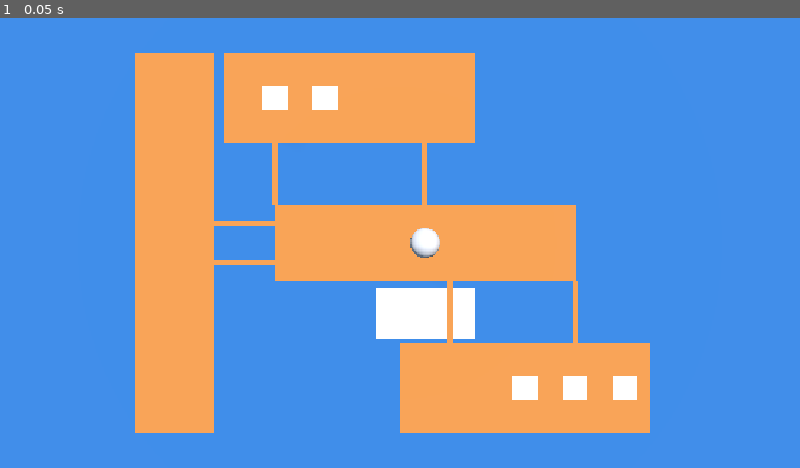
Above: before the commit, frame 1.
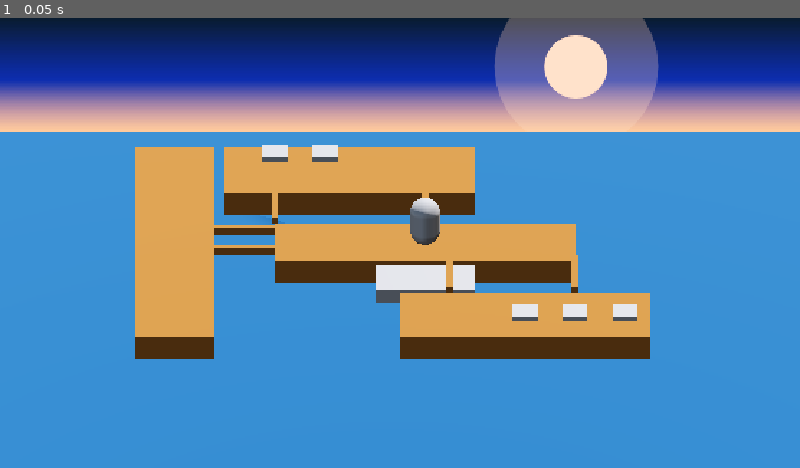
Above: after the commit, the same moment.

Repository: Rovert-XI/Hey-HO
Game: Godot game, scene res://zona_a.tscn
Two runs of this game, one before a commit and one after it. Both use one fixed random seed, a clock stepped at 60 frames per second and the inputs below. This scene is started directly instead of the project's main scene.
Inputs:
- Up to frame 1 (0.05 s): no input

The runs differ from the first frame. In frame 1, 54% of the frame differs, in the area x 0-100%, y 0-93%.

Commit message:
feat: camara a 30 grados, loro animado y sol al fondo
Camara ortogonal a 30 grados con el agua mas grande: su borde lejano es el horizonte.
Nuevo CieloAtardecer: cielo 2D en la capa -10 con el sol que sigue a SistemaSol (baja de 60 a 20 grados del dia 1 al 5 y se oscurece en la derrota). SistemaSol suma el campo cielo y le pasa la hora; el Environment pasa a modo Canvas con ambiente de color.
Loro animado: Entra volando desde fuera de la pantalla (18,4 s), aterriza en el gancho (20 s), picotea y se lleva la prenda a la vista (23 s). Si lo espantan con piedra o se retira la prenda, se va sin ella. Agrega loro_se_acerca, reiniciar() y la tecla K de prueba.
Sogas mas gruesas (0,14) para leerse con la camara inclinada.

Diff:
--- /dev/null
+++ b/hey-ho!/cielo_atardecer.gd
@@ -0,0 +1,118 @@
+class_name CieloAtardecer
+extends CanvasLayer
+## Cielo de atardecer en 2D DETRÁS del mundo 3D, con el sol visible en el fondo.
+##
+## Por qué hace falta: con una cámara ortogonal el Sky de Godot sale de un solo color (todos los rayos van
+## en la misma dirección), así que no se vería ni el degradado ni el sol. Aquí el cielo es una capa 2D y
+## el Environment se pone en modo "Canvas" para dibujarla detrás de todo lo 3D.
+##
+## El sol sigue a SistemaSol: a mayor elevación horaria (14 h = 120°, 16,67 h = 160°) está más cerca del
+## horizonte. El horizonte lo marca el borde lejano del plano de agua (ver `horizonte`).
+
+## Altura del horizonte medida desde arriba (0 = borde superior, 1 = inferior).
+## Debe coincidir con el borde lejano del plano de agua en pantalla (con cámara 30°, Size 9 y agua
+## que termina en z = -6, vale ≈ 0.25).
+@export_range(0.05, 0.6) var horizonte := 0.25
+## WorldEnvironment del nivel (el mismo que usa SistemaSol): se pone en modo Canvas automáticamente.
+@export var entorno: WorldEnvironment
+@export var horas_por_nivel: Array[float] = [14.0, 14.6667, 15.3333, 16.0, 16.6667]
+## Lado de la pantalla donde está el sol (0 = izquierda, 1 = derecha).
+@export_range(0.0, 1.0) var posicion_x := 0.72
+
+const NOCHE := Color("#0D1B2A")
+const AZUL := Color("#10288C")
+const NARANJA_CALIDO := Color(1.0, 0.55, 0.3)
+
+var _raiz: Control
+var _cielo: TextureRect
+var _gradiente := Gradient.new()
+var _halo: Panel
+var _sol: Panel
+var _velo: ColorRect
+var _estilo_halo := StyleBoxFlat.new()
+var _estilo_sol := StyleBoxFlat.new()
+var _hora := 14.0
+var _oscuridad := 0.0
+var _construido := false
+
+
+func _ready() -> void:
+	layer = -10
+	_construir()
+	if entorno:
+		configurar_entorno(entorno.environment)
+	get_viewport().size_changed.connect(func() -> void: poner_hora(_hora, 1.0 - _oscuridad))
+	poner_hora(_hora)
+
+
+## Pone el Environment en modo Canvas para que esta capa se dibuje detrás del 3D.
+func configurar_entorno(env: Environment) -> void:
+	env.background_mode = Environment.BG_CANVAS
+	env.background_canvas_max_layer = layer
+
+
+## Usa la misma hora que SistemaSol. `apagado` (1 = normal, 0 = derrota) oscurece el cielo.
+func poner_hora(hora: float, apagado := 1.0) -> void:
+	_construir()        # SistemaSol puede llamar antes de que este nodo haga su _ready()
+	_hora = hora
+	_oscuridad = 1.0 - apagado
+	var tam := get_viewport().get_visible_rect().size
+	var elevacion := CicloDia.elevacion(hora)
+	var altura := clampf(minf(elevacion, 180.0 - elevacion), 0.0, 90.0)   # grados sobre el horizonte
+	var lado := 1.0 if elevacion >= 90.0 else -1.0                          # tarde: a la derecha
+	var y_horizonte := tam.y * horizonte
+	var radio := tam.y * 0.07
+	var cy := y_horizonte - (altura / 90.0) * (y_horizonte * 0.85)
+	var cx := tam.x * (0.5 + (posicion_x - 0.5) * lado)
+
+	var calido := CicloDia.color_sol(hora).lerp(NARANJA_CALIDO, 0.4)
+	_gradiente.colors = PackedColorArray([NOCHE, AZUL, calido.lerp(NARANJA_CALIDO, 0.5)])
+	_gradiente.offsets = PackedFloat32Array([0.0, horizonte * 0.55, horizonte])
+	_estilo_sol.bg_color = calido
+	_estilo_halo.bg_color = Color(calido, 0.22)
+	_sol.position = Vector2(cx - radio, cy - radio)
+	_sol.size = Vector2.ONE * radio * 2.0
+	_estilo_sol.set_corner_radius_all(int(radio))
+	var r_halo := radio * 2.6
+	_halo.position = Vector2(cx - r_halo, cy - r_halo)
+	_halo.size = Vector2.ONE * r_halo * 2.0
+	_estilo_halo.set_corner_radius_all(int(r_halo))
+	_velo.color = Color(NOCHE, _oscuridad * 0.7)
+
+
+func _construir() -> void:
+	if _construido:
+		return
+	_construido = true
+	_raiz = Control.new()
+	_raiz.set_anchors_preset(Control.PRESET_FULL_RECT)
+	_raiz.mouse_filter = Control.MOUSE_FILTER_IGNORE
+	add_child(_raiz)
+	var textura := GradientTexture2D.new()
+	textura.gradient = _gradiente
+	textura.fill_from = Vector2(0, 0)
+	textura.fill_to = Vector2(0, 1)
+	textura.width = 8
+	textura.height = 256
+	_cielo = TextureRect.new()
+	_cielo.texture = textura
+	_cielo.expand_mode = TextureRect.EXPAND_IGNORE_SIZE
+	_cielo.stretch_mode = TextureRect.STRETCH_SCALE
+	_cielo.set_anchors_preset(Control.PRESET_FULL_RECT)
+	_cielo.mouse_filter = Control.MOUSE_FILTER_IGNORE
+	_raiz.add_child(_cielo)
+	_halo = _circulo(_estilo_halo)
+	_sol = _circulo(_estilo_sol)
+	_velo = ColorRect.new()
+	_velo.set_anchors_preset(Control.PRESET_FULL_RECT)
+	_velo.mouse_filter = Control.MOUSE_FILTER_IGNORE
+	_raiz.add_child(_velo)
+
+
+func _circulo(estilo: StyleBoxFlat) -> Panel:
+	var p := Panel.new()
+	p.mouse_filter = Control.MOUSE_FILTER_IGNORE
+	estilo.anti_aliasing = true
+	p.add_theme_stylebox_override("panel", estilo)
+	_raiz.add_child(p)
+	return p
--- a/hey-ho!/loro.gd
+++ b/hey-ho!/loro.gd
@@ -1,122 +1,337 @@
 class_name Loro
 extends Node3D
+## Loro ladrón con animación completa:
+##   aviso (sombra + graznido) -> entra volando desde fuera de la pantalla -> aterriza en el gancho
+##   -> picotea y se lleva la prenda -> se va volando con ella.
+## Si lo espantan con una piedra (o se retira la prenda) se va sin la prenda.
+##
+## Tiempos del concepto (contados desde que se tiende la prenda):
+##   11 s aviso · 20 s el loro LLEGA al gancho · 23 s se lleva la prenda.
+## El vuelo de entrada ocupa los 1,6 s anteriores a la llegada (empieza a los 18,4 s).
 
 signal aviso_graznido(gancho: int)
-signal loro_llego(gancho: int)
-signal prenda_robada(gancho: int)
-signal loro_huyo(gancho: int)
+signal loro_se_acerca(gancho: int)   # entra a la pantalla (por si quieren sonido de alas)
+signal loro_llego(gancho: int)       # aterriza en el gancho (20 s)
+signal prenda_robada(gancho: int)    # agarra la prenda (23 s)
+signal loro_huyo(gancho: int)        # lo espantaron con una piedra
+
+enum Estado { INACTIVO, ACERCANDO, POSADO, ROBANDO, HUYENDO }
 
 const T_AVISO := 11.0
 const T_LLEGADA := 20.0
 const T_ROBO := 3.0
+const T_VUELO := 1.6        # duración del vuelo de entrada
+const T_PICOTAZO := 0.25    # el picotazo termina justo a los 3 s
+const T_SALIDA := 1.2
 const T_SOMBRA := 3.0
+const ROJO := Color("#D63A3A")
+const ROJO_ALA := Color("#A52F2F")
+const CREMA := Color("#F6E7B0")
 
 @export var posiciones_gancho: Array[Vector3] = [
 	Vector3(5, 0.9, 2.9), Vector3(6, 0.9, 2.9), Vector3(7, 0.9, 2.9)]
+## Punto fuera de la pantalla por donde entra el loro (con cámara ortogonal Size 9 en 16:9 se ve hasta x ≈ 10,5).
+@export var origen_vuelo := Vector3(15.0, 3.5, 3.5)
 @export var modo_prueba := true
 
+var estado := Estado.INACTIVO
 var edad := {}
 var avisado := {}
 var a_salvo := {}
 var en_gancho := -1
 var t_en_gancho := 0.0
-var cuerpo: MeshInstance3D
-var sombra: MeshInstance3D
-var _id_sombra := 0
+
+var ave: Node3D
+var ala_izq: Node3D
+var ala_der: Node3D
+var cabeza: Node3D
+var prenda: MeshInstance3D
+var marca_aviso: MeshInstance3D
+var sombra_vuelo: MeshInstance3D
+var _mat_sombra: StandardMaterial3D
+
+var _tween: Tween
+var _id_marca := 0
+var _t := 0.0
+var _y_posado := 0.0
+var _aleteo_amp := 0.0
+var _aleteo_freq := 20.0
+var _pliegue := 1.0         # 1 = alas plegadas (posado), 0 = abiertas (volando)
+
 
 func _ready() -> void:
 	_crear_visual()
 	if modo_prueba:
 		aviso_graznido.connect(func(g): print("graznido: gancho ", g))
-		loro_llego.connect(func(g): print("loro llegó al gancho ", g))
+		loro_se_acerca.connect(func(g): print("el loro entra volando hacia el gancho ", g))
+		loro_llego.connect(func(g): print("el loro aterrizó en el gancho ", g))
 		prenda_robada.connect(func(g): print("prenda robada del gancho ", g))
-		loro_huyo.connect(func(g): print("loro huyó del gancho ", g))
-
+		loro_huyo.connect(func(g): print("loro espantado en el gancho ", g))
+
+
+# ------------------------------------------------------------------ API para el resto del juego
 func prenda_tendida(gancho: int) -> void:
 	edad[gancho] = 0.0
 	avisado[gancho] = false
 	a_salvo[gancho] = false
 
+
 func prenda_retirada(gancho: int) -> void:
 	edad.erase(gancho)
-	if en_gancho == gancho:
-		_irse()
+	if en_gancho == gancho and (estado == Estado.ACERCANDO or estado == Estado.POSADO):
+		_huir(false, false)   # la prenda ya no está: se va tranquilo, sin llevarse nada
+
 
 func piedra_acerto() -> void:
-	if en_gancho == -1:
+	if estado != Estado.ACERCANDO and estado != Estado.POSADO:
 		return
 	var g := en_gancho
 	a_salvo[g] = true
-	_irse()
 	loro_huyo.emit(g)
-
+	_huir(false, true)        # espantado: sale rápido
+
+
+func reiniciar() -> void:
+	if _tween:
+		_tween.kill()
+	edad.clear()
+	avisado.clear()
+	a_salvo.clear()
+	en_gancho = -1
+	estado = Estado.INACTIVO
+	ave.visible = false
+	prenda.visible = false
+	sombra_vuelo.visible = false
+	marca_aviso.visible = false
+
+
+# ------------------------------------------------------------------ Lógica por fotograma
 func _process(delta: float) -> void:
+	_t += delta
+	_animar_alas()
 	for g: int in edad.keys():
 		edad[g] += delta
 		if not avisado[g] and edad[g] >= T_AVISO:
 			avisado[g] = true
-			_mostrar_sombra(g)
+			_mostrar_marca(g)
 			aviso_graznido.emit(g)
-		if en_gancho == -1 and not a_salvo[g] and edad[g] >= T_LLEGADA:
-			_llegar(g)
-	if en_gancho != -1:
+		if estado == Estado.INACTIVO and not a_salvo[g] and edad[g] >= T_LLEGADA - T_VUELO:
+			_acercar(g)
+	if estado == Estado.POSADO:
 		t_en_gancho += delta
-		if t_en_gancho >= T_ROBO:
-			_robar()
-
-func _mostrar_sombra(g: int) -> void:
-	var pos := posiciones_gancho[g]
-	sombra.position = Vector3(pos.x, 0.02, pos.z)
-	sombra.visible = true
-	_id_sombra += 1
-	get_tree().create_timer(T_SOMBRA).timeout.connect(_ocultar_sombra.bind(_id_sombra))
-
-func _ocultar_sombra(id: int) -> void:
-	if id == _id_sombra:
-		sombra.visible = false
-
-func _llegar(g: int) -> void:
+		ave.position.y = _y_posado + sin(_t * 3.0) * 0.015     # respira
+		if t_en_gancho >= T_ROBO - T_PICOTAZO:
+			_picotear()
+
+
+# ------------------------------------------------------------------ Secuencia de animación
+func _acercar(g: int) -> void:
+	estado = Estado.ACERCANDO
 	en_gancho = g
 	t_en_gancho = 0.0
-	cuerpo.position = posiciones_gancho[g]
-	cuerpo.visible = true
+	var destino := posiciones_gancho[g]
+	var ctrl := Vector3(destino.x + (origen_vuelo.x - destino.x) * 0.35, origen_vuelo.y + 0.5,
+		destino.z + (origen_vuelo.z - destino.z) * 0.35)
+	_mirar(destino.x - origen_vuelo.x)
+	ave.visible = true
+	ave.position = origen_vuelo
+	cabeza.rotation.z = 0.0
+	prenda.visible = false
+	sombra_vuelo.visible = true
+	_aleteo_amp = 0.9
+	_aleteo_freq = 24.0
+	_pliegue = 0.0
+	loro_se_acerca.emit(g)
+	_matar_tween()
+	_tween = create_tween()
+	_tween.tween_method(_volar.bind(origen_vuelo, ctrl, destino), 0.0, 1.0, T_VUELO) \
+		.set_trans(Tween.TRANS_SINE).set_ease(Tween.EASE_OUT)
+	_tween.tween_callback(_posar.bind(g))
+
+
+func _posar(g: int) -> void:
+	estado = Estado.POSADO
+	t_en_gancho = 0.0
+	_y_posado = ave.position.y
+	_matar_tween()
+	_tween = create_tween().set_parallel()
+	_tween.tween_property(ave, "rotation:z", 0.0, 0.2)
+	_tween.tween_property(self, "_aleteo_amp", 0.1, 0.4)
+	_tween.tween_property(self, "_aleteo_freq", 3.0, 0.4)
+	_tween.tween_property(self, "_pliegue", 1.0, 0.35)
 	loro_llego.emit(g)
 
-func _robar() -> void:
+
+func _picotear() -> void:
+	estado = Estado.ROBANDO
+	_matar_tween()
+	_tween = create_tween()
+	_tween.tween_property(cabeza, "rotation:z", -0.7, T_PICOTAZO).set_trans(Tween.TRANS_QUAD)
+	_tween.tween_callback(_agarrar)
+
+
+func _agarrar() -> void:
 	var g := en_gancho
 	edad.erase(g)
-	_irse()
-	prenda_robada.emit(g)
-
-func _irse() -> void:
+	prenda.visible = true             # ahora la lleva en las garras
+	prenda_robada.emit(g)             # el juego quita la prenda del gancho en este instante
+	_huir(true, false)
+
+
+func _huir(con_prenda: bool, asustado: bool) -> void:
+	_matar_tween()
+	estado = Estado.HUYENDO
 	en_gancho = -1
-	t_en_gancho = 0.0
-	cuerpo.visible = false
+	prenda.visible = con_prenda
+	var desde := ave.position
+	var dir := signf(origen_vuelo.x - desde.x)
+	if dir == 0.0:
+		dir = 1.0
+	var destino := Vector3(desde.x + dir * 12.0, desde.y + 4.5, desde.z + 1.5)
+	var ctrl := Vector3(desde.x + dir * 1.5, desde.y + 2.8, desde.z)   # despega casi vertical
+	_mirar(dir)
+	cabeza.rotation.z = 0.0
+	_aleteo_amp = 1.0
+	_aleteo_freq = 28.0 if asustado else 22.0
+	_pliegue = 0.0
+	_tween = create_tween()
+	_tween.tween_method(_volar.bind(desde, ctrl, destino), 0.0, 1.0, 0.9 if asustado else T_SALIDA) \
+		.set_trans(Tween.TRANS_QUAD).set_ease(Tween.EASE_IN)
+	_tween.tween_callback(_terminar_salida)
+
+
+func _terminar_salida() -> void:
+	ave.visible = false
+	prenda.visible = false
+	sombra_vuelo.visible = false
+	estado = Estado.INACTIVO
+
+
+# ------------------------------------------------------------------ Movimiento y detalles visuales
+## Curva de Bézier cuadrática: el vuelo describe un arco, no una línea recta.
+func _volar(u: float, a: Vector3, c: Vector3, b: Vector3) -> void:
+	ave.position = a.lerp(c, u).lerp(c.lerp(b, u), u)
+	var vel := (c - a) * (1.0 - u) + (b - c) * u
+	ave.rotation.z = clampf(atan2(vel.y, absf(vel.x) + 0.001), -0.7, 0.7)   # morro arriba o abajo
+	_actualizar_sombra()
+
+
+func _mirar(dx: float) -> void:
+	ave.rotation.y = 0.0 if dx >= 0.0 else PI
+
+
+func _animar_alas() -> void:
+	if not ave.visible:
+		return
+	var a := sin(_t * _aleteo_freq) * _aleteo_amp
+	var base := _pliegue * 1.1            # plegadas: las puntas hacia abajo
+	ala_izq.rotation.x = base - a
+	ala_der.rotation.x = -base + a
+	_actualizar_sombra()
+
+
+func _actualizar_sombra() -> void:
+	var h := ave.position.y
+	sombra_vuelo.position = Vector3(ave.position.x, 0.03, ave.position.z)
+	var esc := clampf(1.3 - h * 0.15, 0.4, 1.3)
+	sombra_vuelo.scale = Vector3(esc, 1.0, esc)
+	_mat_sombra.albedo_color.a = clampf(0.55 - h * 0.08, 0.1, 0.55)
+
+
+func _mostrar_marca(g: int) -> void:
+	var pos := posiciones_gancho[g]
+	marca_aviso.position = Vector3(pos.x, 0.02, pos.z)
+	marca_aviso.visible = true
+	_id_marca += 1
+	get_tree().create_timer(T_SOMBRA).timeout.connect(_ocultar_marca.bind(_id_marca))
+
+
+func _ocultar_marca(id: int) -> void:
+	if id == _id_marca:
+		marca_aviso.visible = false
+
+
+func _matar_tween() -> void:
+	if _tween and _tween.is_valid():
+		_tween.kill()
+
+
+# ------------------------------------------------------------------ Modelo provisional (formas simples)
+func _parte(padre: Node3D, nombre: String, malla: Mesh, color: Color, pos: Vector3) -> MeshInstance3D:
+	var m := MeshInstance3D.new()
+	m.name = nombre
+	m.mesh = malla
+	var mat := StandardMaterial3D.new()
+	mat.albedo_color = color
+	m.material_override = mat
+	m.position = pos
+	padre.add_child(m)
+	return m
+
+
+func _caja(tam: Vector3) -> BoxMesh:
+	var b := BoxMesh.new()
+	b.size = tam
+	return b
+
+
+func _esfera(radio: float) -> SphereMesh:
+	var s := SphereMesh.new()
+	s.radius = radio
+	s.height = radio * 2.0
+	return s
+
 
 func _crear_visual() -> void:
-	cuerpo = MeshInstance3D.new()
-	var esfera := SphereMesh.new()
-	esfera.radius = 0.25
-	esfera.height = 0.5
-	cuerpo.mesh = esfera
-	var rojo := StandardMaterial3D.new()
-	rojo.albedo_color = Color("#D63A3A")
-	cuerpo.material_override = rojo
-	cuerpo.visible = false
-	add_child(cuerpo)
-	sombra = MeshInstance3D.new()
-	var disco := CylinderMesh.new()
-	disco.top_radius = 0.5
-	disco.bottom_radius = 0.5
-	disco.height = 0.02
-	sombra.mesh = disco
-	var oscuro := StandardMaterial3D.new()
-	oscuro.albedo_color = Color(0, 0, 0, 0.6)
-	oscuro.transparency = BaseMaterial3D.TRANSPARENCY_ALPHA
-	sombra.material_override = oscuro
-	sombra.visible = false
-	add_child(sombra)
-
+	ave = Node3D.new()
+	ave.name = "Ave"
+	ave.visible = false
+	add_child(ave)
+	var torso := _parte(ave, "Torso", _esfera(0.24), ROJO, Vector3.ZERO)
+	torso.scale = Vector3(1.25, 1.0, 0.9)
+	_parte(ave, "Cola", _caja(Vector3(0.3, 0.05, 0.12)), ROJO_ALA, Vector3(-0.34, -0.04, 0.0))
+	cabeza = Node3D.new()
+	cabeza.name = "Cabeza"
+	cabeza.position = Vector3(0.22, 0.17, 0.0)
+	ave.add_child(cabeza)
+	_parte(cabeza, "Craneo", _esfera(0.14), ROJO, Vector3.ZERO)
+	_parte(cabeza, "Pico", _caja(Vector3(0.14, 0.07, 0.06)), CREMA, Vector3(0.15, -0.02, 0.0))
+	ala_izq = Node3D.new()
+	ala_izq.name = "AlaIzq"
+	ala_izq.position = Vector3(0.0, 0.08, 0.14)
+	ave.add_child(ala_izq)
+	_parte(ala_izq, "Pluma", _caja(Vector3(0.36, 0.025, 0.3)), ROJO_ALA, Vector3(0.0, 0.0, 0.15))
+	ala_der = Node3D.new()
+	ala_der.name = "AlaDer"
+	ala_der.position = Vector3(0.0, 0.08, -0.14)
+	ave.add_child(ala_der)
+	_parte(ala_der, "Pluma", _caja(Vector3(0.36, 0.025, 0.3)), ROJO_ALA, Vector3(0.0, 0.0, -0.15))
+	prenda = _parte(ave, "Prenda", _caja(Vector3(0.2, 0.04, 0.2)), CREMA, Vector3(0.0, -0.3, 0.0))
+	prenda.visible = false
+
+	marca_aviso = _disco("MarcaAviso", 0.5, 0.6)
+	_mat_sombra = (_disco("SombraVuelo", 0.3, 0.5)).material_override
+	sombra_vuelo = get_node("SombraVuelo")
+
+
+func _disco(nombre: String, radio: float, alfa: float) -> MeshInstance3D:
+	var d := CylinderMesh.new()
+	d.top_radius = radio
+	d.bottom_radius = radio
+	d.height = 0.02
+	var m := MeshInstance3D.new()
+	m.name = nombre
+	m.mesh = d
+	var mat := StandardMaterial3D.new()
+	mat.albedo_color = Color(0, 0, 0, alfa)
+	mat.transparency = BaseMaterial3D.TRANSPARENCY_ALPHA
+	m.material_override = mat
+	m.visible = false
+	add_child(m)
+	return m
+
+
+# ------------------------------------------------------------------ Teclas de prueba
 func _unhandled_input(event: InputEvent) -> void:
 	var k := event as InputEventKey
 	if not modo_prueba or k == null or not k.pressed or k.echo:
@@ -125,4 +340,8 @@
 		KEY_6: prenda_tendida(0)
 		KEY_7: prenda_retirada(0)
 		KEY_8: piedra_acerto()
-		KEY_J: print("prendas: ", edad, " | loro en gancho: ", en_gancho, " | tiempo en gancho: ", snappedf(t_en_gancho, 0.1))
+		KEY_K:   # adelanta el reloj para ver la entrada del loro sin esperar 18 s
+			if edad.has(0):
+				edad[0] = maxf(edad[0], T_LLEGADA - T_VUELO - 0.05)
+		KEY_J: print("estado: ", Estado.keys()[estado], " | prendas: ", edad, " | gancho: ", en_gancho, " | t posado: ", snappedf(t_en_gancho, 0.1))
+		KEY_0: reiniciar()
--- a/hey-ho!/sistema_sogas.gd
+++ b/hey-ho!/sistema_sogas.gd
@@ -17,9 +17,9 @@
 
 # Por plataforma: dónde está cada soga, su tamaño y el valor (x o z) con el que se elige cuál se desgasta
 const SOGAS := {
-	"lavadora": {"pos": [Vector3(0.0, 0.05, -1.375), Vector3(3.0, 0.05, -1.375)], "size": Vector3(0.12, 0.08, 1.25), "ancla": [0.0, 3.0]},
-	"tendedero": {"pos": [Vector3(3.5, 0.05, 1.375), Vector3(6.0, 0.05, 1.375)], "size": Vector3(0.12, 0.08, 1.25), "ancla": [3.5, 6.0]},
-	"despacho": {"pos": [Vector3(-0.6, 0.05, -0.4), Vector3(-0.6, 0.05, 0.4)], "size": Vector3(1.2, 0.08, 0.12), "ancla": [-0.4, 0.4]},
+	"lavadora": {"pos": [Vector3(0.0, 0.07, -1.375), Vector3(3.0, 0.07, -1.375)], "size": Vector3(0.14, 0.14, 1.25), "ancla": [0.0, 3.0]},
+	"tendedero": {"pos": [Vector3(3.5, 0.07, 1.375), Vector3(6.0, 0.07, 1.375)], "size": Vector3(0.14, 0.14, 1.25), "ancla": [3.5, 6.0]},
+	"despacho": {"pos": [Vector3(-0.6, 0.07, -0.4), Vector3(-0.6, 0.07, 0.4)], "size": Vector3(1.2, 0.14, 0.14), "ancla": [-0.4, 0.4]},
 }
 
 @export var sistema_sol: SistemaSol
--- a/hey-ho!/sistema_sol.gd
+++ b/hey-ho!/sistema_sol.gd
@@ -5,6 +5,7 @@
 
 @export var sol: DirectionalLight3D
 @export var entorno: WorldEnvironment
+@export var cielo: CieloAtardecer          # cielo 2D con el sol al fondo (opcional)
 @export var energia_sol := 1.0
 @export var azimut := -30.0
 @export var ambiente_dia := 1.0
@@ -21,9 +22,11 @@
 var _tween_derrota: Tween
 var _tween_nivel: Tween
 
+
 func _ready() -> void:
 	aplicar_hora()
 	era_noche = CicloDia.factor_sol(ciclo.hora) <= 0.0
+
 
 func _process(delta: float) -> void:
 	ciclo.avanzar(delta)
@@ -33,6 +36,7 @@
 		era_noche = es_noche
 		cambio_noche.emit(es_noche)
 
+
 func aplicar_hora() -> void:
 	var h := ciclo.hora
 	var f := CicloDia.factor_sol(h)
@@ -40,12 +44,17 @@
 	sol.light_energy = energia_sol * f * (1.0 - 0.3 * peligro) * apagado
 	sol.light_color = CicloDia.color_sol(h).lerp(rojo_peligro, 0.4 * peligro)
 	entorno.environment.ambient_light_energy = lerpf(ambiente_noche, ambiente_dia, f)
+	if cielo:
+		cielo.poner_hora(h, apagado)       # el sol del fondo sigue a la misma hora
+
 
 static func peligro_soga(resistencia: float) -> float:
 	return clampf((30.0 - resistencia) / 30.0, 0.0, 1.0)
 
+
 func poner_peligro(resistencia_min: float) -> void:
 	peligro = peligro_soga(resistencia_min)
+
 
 func anunciar_derrota() -> void:
 	if _tween_derrota and _tween_derrota.is_valid():
@@ -54,6 +63,8 @@
 	_tween_derrota.tween_property(self, "apagado", 0.0, 2.0)
 	cambio_noche.emit(true)
 
+
+## Lleva el sol a la hora del nivel `n` con una transición suave.
 func poner_nivel(n: int, suave := true) -> void:
 	var i := clampi(n - 1, 0, horas_por_nivel.size() - 1)
 	var destino := horas_por_nivel[i]
@@ -64,6 +75,7 @@
 	else:
 		ciclo.hora = destino
 
+
 func reiniciar_luz() -> void:
 	if _tween_derrota and _tween_derrota.is_valid():
 		_tween_derrota.kill()
@@ -72,17 +84,20 @@
 	peligro = 0.0
 	apagado = 1.0
 
+
 static func _normalizar(v: Vector3) -> Vector3:
 	var largo := sqrt(v.x * v.x + v.y * v.y + v.z * v.z)
 	if largo == 0.0:
 		return Vector3.ZERO
 	return v / largo
 
+
 static func lambert(normal: Vector3, hacia_luz: Vector3) -> float:
 	var n := _normalizar(normal)
 	var l := _normalizar(hacia_luz)
 	return maxf(0.0, n.dot(l))
 
+
 func prediccion_piso() -> float:
 	var hacia_luz := sol.global_transform.basis.z
 	return sol.light_energy * sol.light_color.r * lambert(Vector3.UP, hacia_luz)
--- a/hey-ho!/zona_a.tscn
+++ b/hey-ho!/zona_a.tscn
@@ -4,6 +4,7 @@
 [ext_resource type="Script" uid="uid://csvhdmhx2cxae" path="res://ciclo_dia.gd" id="2_fntjl"]
 [ext_resource type="Script" uid="uid://dbr8rbtfmtedi" path="res://sistema_sogas.gd" id="3_fntjl"]
 [ext_resource type="Script" uid="uid://cxhffgiyn2wg0" path="res://loro.gd" id="4_e2n66"]
+[ext_resource type="Script" uid="uid://kfrry6paltoy" path="res://cielo_atardecer.gd" id="5_57wwi"]
 
 [sub_resource type="StandardMaterial3D" id="StandardMaterial3D_vql5j"]
 albedo_color = Color(0.54509807, 0.3529412, 0.16862746, 1)
@@ -38,7 +39,7 @@
 
 [sub_resource type="BoxMesh" id="BoxMesh_7m1rt"]
 material = SubResource("StandardMaterial3D_x4l8m")
-size = Vector3(18, 0.2, 11)
+size = Vector3(60, 0.2, 18)
 
 [sub_resource type="BoxMesh" id="BoxMesh_rfomo"]
 size = Vector3(0.5, 0.1, 0.5)
@@ -59,6 +60,7 @@
 background_mode = 2
 sky = SubResource("Sky_7yjhc")
 ambient_light_source = 3
+ambient_light_color = Color(0.79607844, 0.8862745, 0.99607843, 1)
 tonemap_mode = 2
 
 [node name="ZonaA" type="Node3D" unique_id=288960767]
@@ -80,11 +82,11 @@
 mesh = SubResource("BoxMesh_bpjvm")
 
 [node name="Agua" type="MeshInstance3D" parent="." unique_id=1440181770]
-transform = Transform3D(1, 0, 0, 0, 1, 0, 0, 0, 1, 2.5, -1, 0)
+transform = Transform3D(1, 0, 0, 0, 1, 0, 0, 0, 1, 2.5, -1, 3)
 mesh = SubResource("BoxMesh_7m1rt")
 
 [node name="Camera3D" type="Camera3D" parent="." unique_id=1794371836]
-transform = Transform3D(1, 0, 0, 0, -4.371139e-08, 1, 0, -1, -4.371139e-08, 2.5, 15, 0)
+transform = Transform3D(1, 0, 0, 0, 0.8660254, 0.5, 0, -0.5, 0.8660254, 2.5, 7.5, 13)
 projection = 1
 current = true
 size = 9.0
@@ -125,10 +127,11 @@
 [node name="WorldEnvironment" type="WorldEnvironment" parent="." unique_id=2093544556]
 environment = SubResource("Environment_bm02b")
 
-[node name="SistemaSol" type="Node" parent="." unique_id=594944895 node_paths=PackedStringArray("sol", "entorno")]
+[node name="SistemaSol" type="Node" parent="." unique_id=594944895 node_paths=PackedStringArray("sol", "entorno", "cielo")]
 script = ExtResource("1_l7qun")
 sol = NodePath("../Sol")
 entorno = NodePath("../WorldEnvironment")
+cielo = NodePath("../Cielo")
 
 [node name="CicloDia" type="Node" parent="SistemaSol" unique_id=1885987964]
 script = ExtResource("2_fntjl")
@@ -139,3 +142,7 @@
 
 [node name="Loro" type="Node3D" parent="." unique_id=1701385707]
 script = ExtResource("4_e2n66")
+
+[node name="Cielo" type="CanvasLayer" parent="." unique_id=793549763 node_paths=PackedStringArray("entorno")]
+script = ExtResource("5_57wwi")
+entorno = NodePath("../WorldEnvironment")
Not shown, added: hey-ho!/cielo_atardecer.gd.uid
